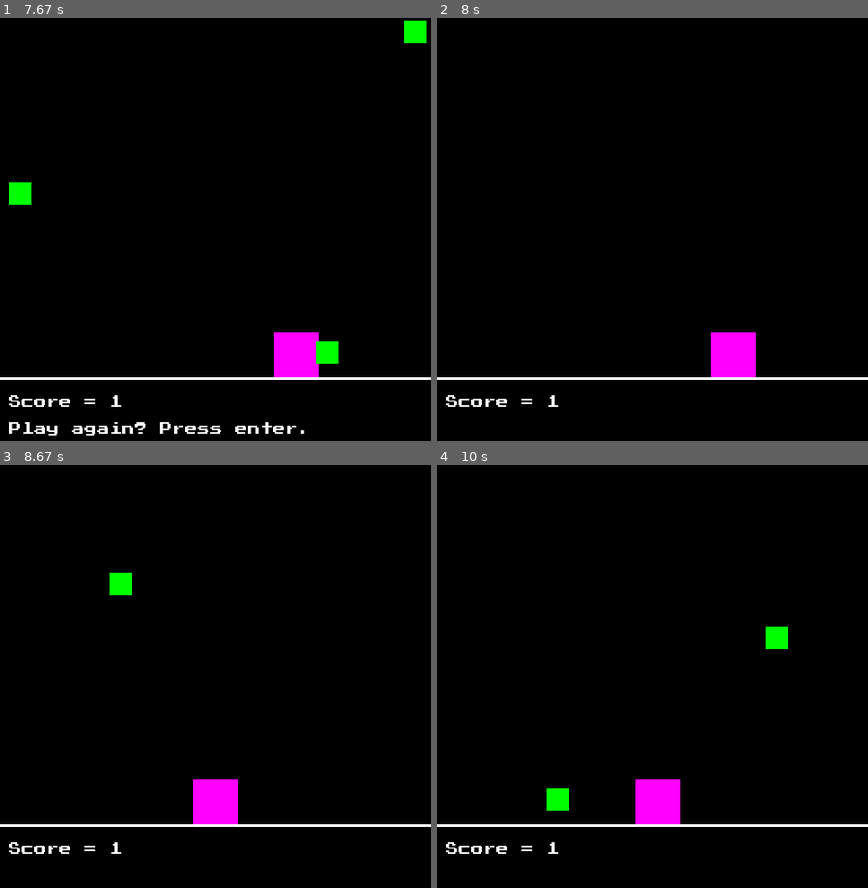
Above: before the commit, frames 1-4 (two rows, left to right).
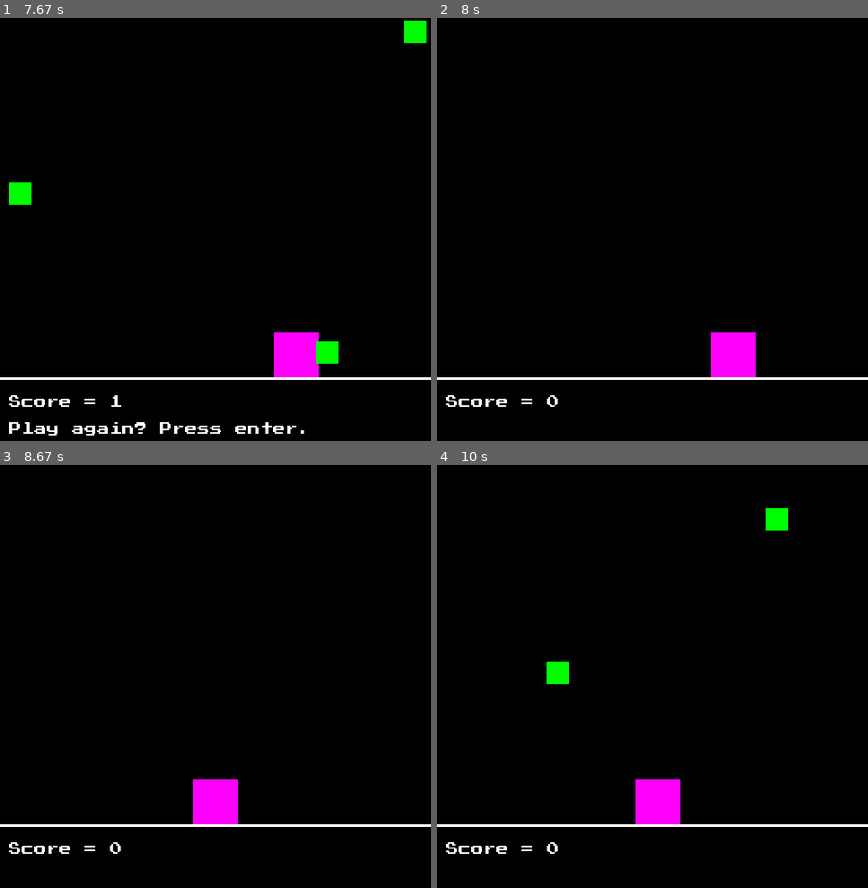
Above: after the commit, the same moments.

Repository: mr-bergreen/pygame-dodger
Game: pygame game, started from dodger.py
The game is run twice, just before and just after one commit, with the same random seed, the same clock (stepped at 60 frames per second) and the same inputs.
Inputs:
- Up to frame 1 (7.67 s): tap Enter at 0.33, 3.33 s; hold Right 0.67-1.13 s; hold Left 1.17-1.7 s; hold Left 1.73-2.13 s; hold Right 2.17-2.8 s; hold Left 2.83-3.3 s; hold Right 3.67-4.13 s; hold Right 4.17-4.63 s; hold Left 4.67-5.2 s; hold Left 5.23-5.63 s; hold Right 5.67-6.3 s; hold Left 6.33-6.8 s; hold Right 6.83-7.3 s
- Up to frame 2 (8 s): tap Enter at 7.83 s
- Up to frame 3 (8.67 s): hold Left from 8.17 s (still down)
- Up to frame 4 (10 s): release Left at 8.7 s; hold Left 8.73-9.13 s; hold Right 9.17-9.8 s; hold Left from 9.83 s (still down)

Frame 1 is identical in both runs. In frame 2, less than 0.1% of the frame differs, in the area x 25-29%, y 89-92%; in frame 3, 0.3%; in frame 4, 1.2%, in the area x 25-82%, y 10-92%.

Commit message:
Fixes
Changed save_leaderboard so it only writes over the highest score.

Updated variable names.

Diff:
--- a/dodger.py
+++ b/dodger.py
@@ -40,6 +40,7 @@
       leaderboard_names.insert(index, player_name)
       leaderboard_scores.pop()
       leaderboard_names.pop()
+      break
     index += 1
   save_leaderboard()
 
@@ -438,8 +439,8 @@
             print('restart')
             game_state = 'playing'
             enemy_list = []
-            score = 0
-            speed = 0
+            player_score = 0
+            enemy_spawn_time = 1000
 
     if event.type == pygame.KEYDOWN:
       if event.key == pygame.K_LEFT or event.key == pygame.K_a:
@@ -453,8 +454,8 @@
           print('restart')
           game_state = 'playing'
           enemy_list = []
-          score = 0
-          speed = 0
+          player_score = 0
+          enemy_spawn_time = 1000
       if event.key == pygame.K_ESCAPE:
         print('pause')
         pause()
@@ -472,7 +473,7 @@
   if game_state == "playing":
 
     if player_score % 5 == 0 and timer_check == True:
-      if enemy_spawn_time >= 100:
+      if enemy_spawn_time >= 150:
         enemy_spawn_time -= 50
       pygame.time.set_timer(event_id, enemy_spawn_time)
       print(f'enemy_spawn_time: {enemy_spawn_time}')
--- a/leaderboard.txt
+++ b/leaderboard.txt
@@ -1,5 +1,5 @@
-mr.bergreen 1000
-placeholder 63
-placeholder 63
-placeholder 63
-placeholder 63
+placeholder 6
+test 5
+test 4
+placeholder 4
+test 3
